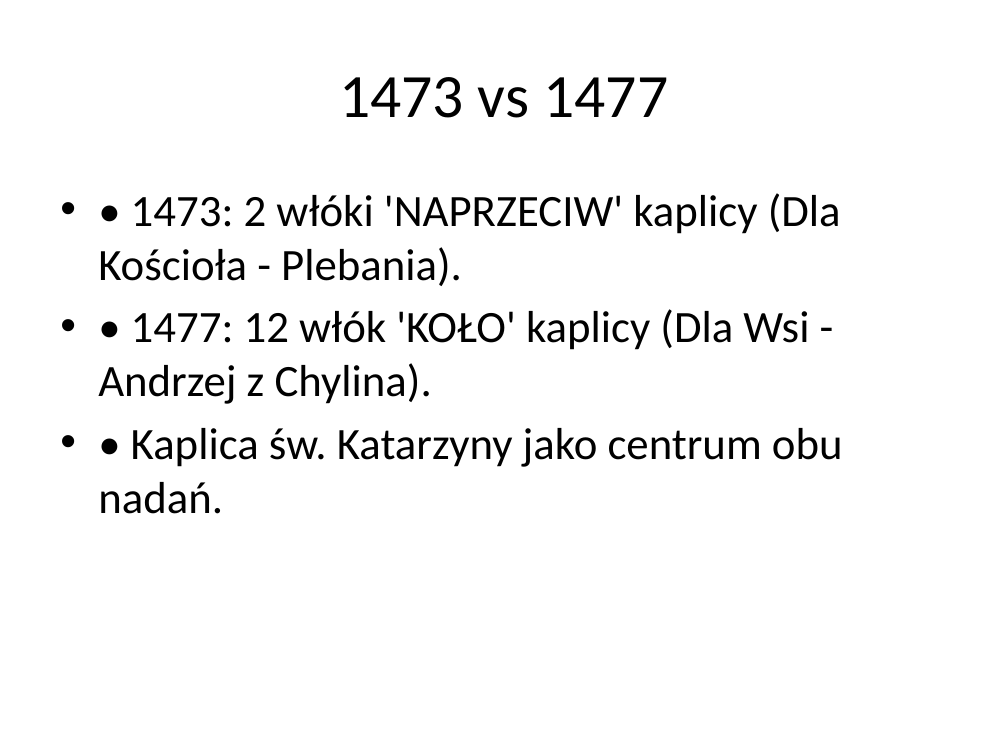
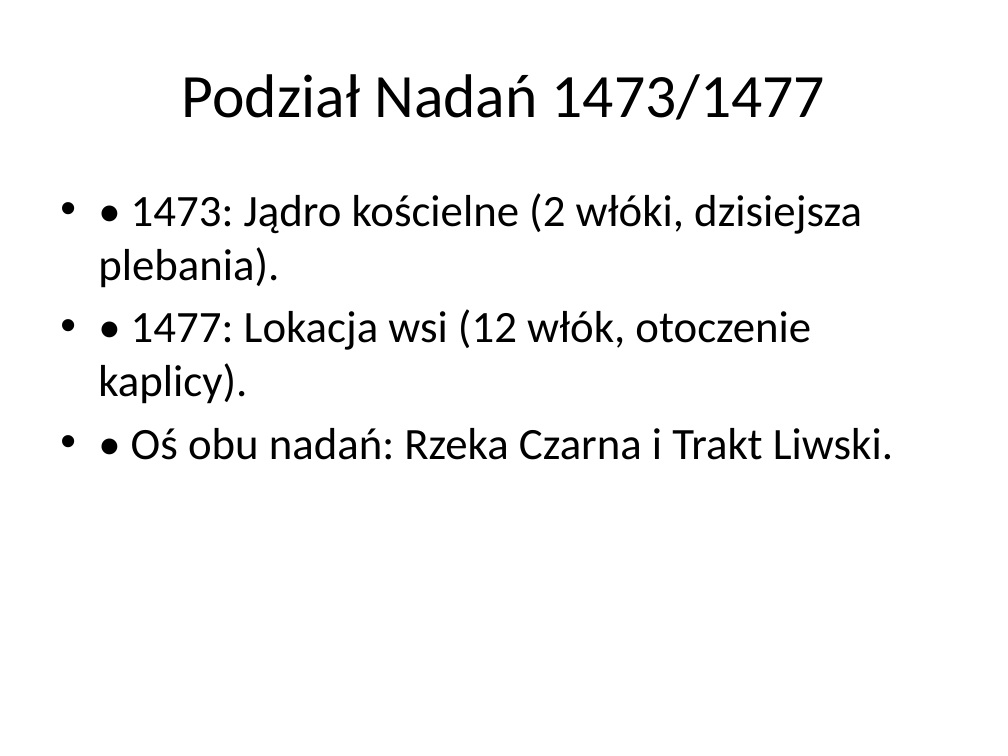
Before and after one commit to lindi2k23-eng/pustel, a slide deck: slide 4 of Analiza_Historyczno-Badawcza_Najnowszego Pustelnika170520266.pptx (slide 2 before the commit). Drawn at 1008x756 pixels with LibreOffice and Linux fonts; fonts in the diff are those of the drawing. Boxes give left, top, right and bottom in pixels: in the first picture for what was removed or moved away, otherwise in the second. Text is boxed around its words. In the diff, an @@ line names an element or a change of style, - is before the commit and + after.

```diff
--- a/Analiza_Historyczno-Badawcza_Najnowszego Pustelnika170520266.pptx
+++ b/Analiza_Historyczno-Badawcza_Najnowszego Pustelnika170520266.pptx
@@ title at (182,74,825,120): text changed @@
-1473 vs 1477
+Podział Nadań 1473/1477
@@ text at (98,193,893,460): text changed @@
-• • 1473: 2 włóki 'NAPRZECIW' kaplicy (Dla Kościoła - Plebania).
-• • 1477: 12 włók 'KOŁO' kaplicy (Dla Wsi - Andrzej z Chylina).
-• • Kaplica św. Katarzyny jako centrum obu nadań.
+• • 1473: Jądro kościelne (2 włóki, dzisiejsza plebania).
+• • 1477: Lokacja wsi (12 włók, otoczenie kaplicy).
+• • Oś obu nadań: Rzeka Czarna i Trakt Liwski.
```
Also in this commit, not shown: 1 other slide changed, 4 slides added, 3 slides removed, 2 other files.
